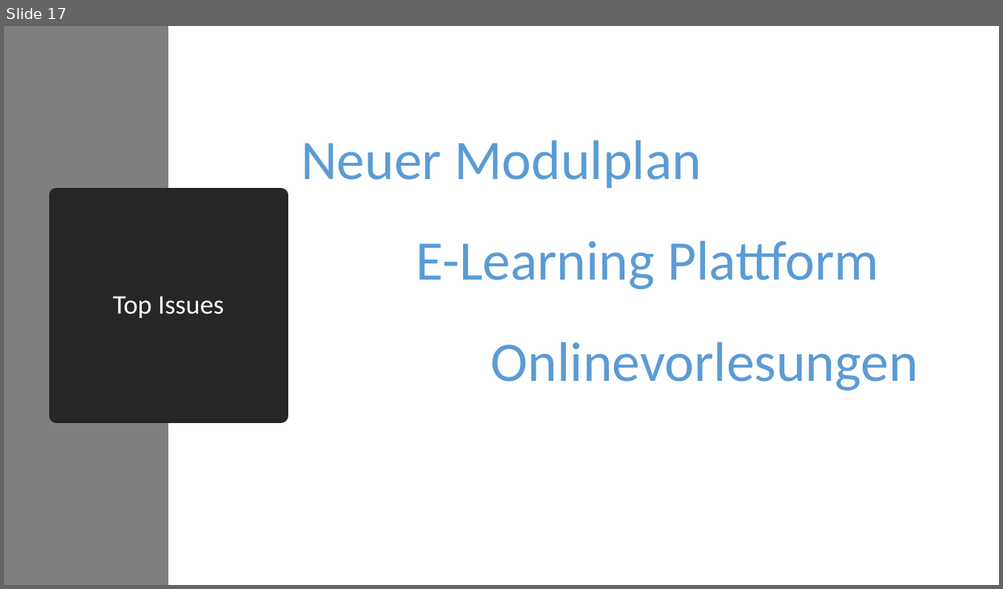
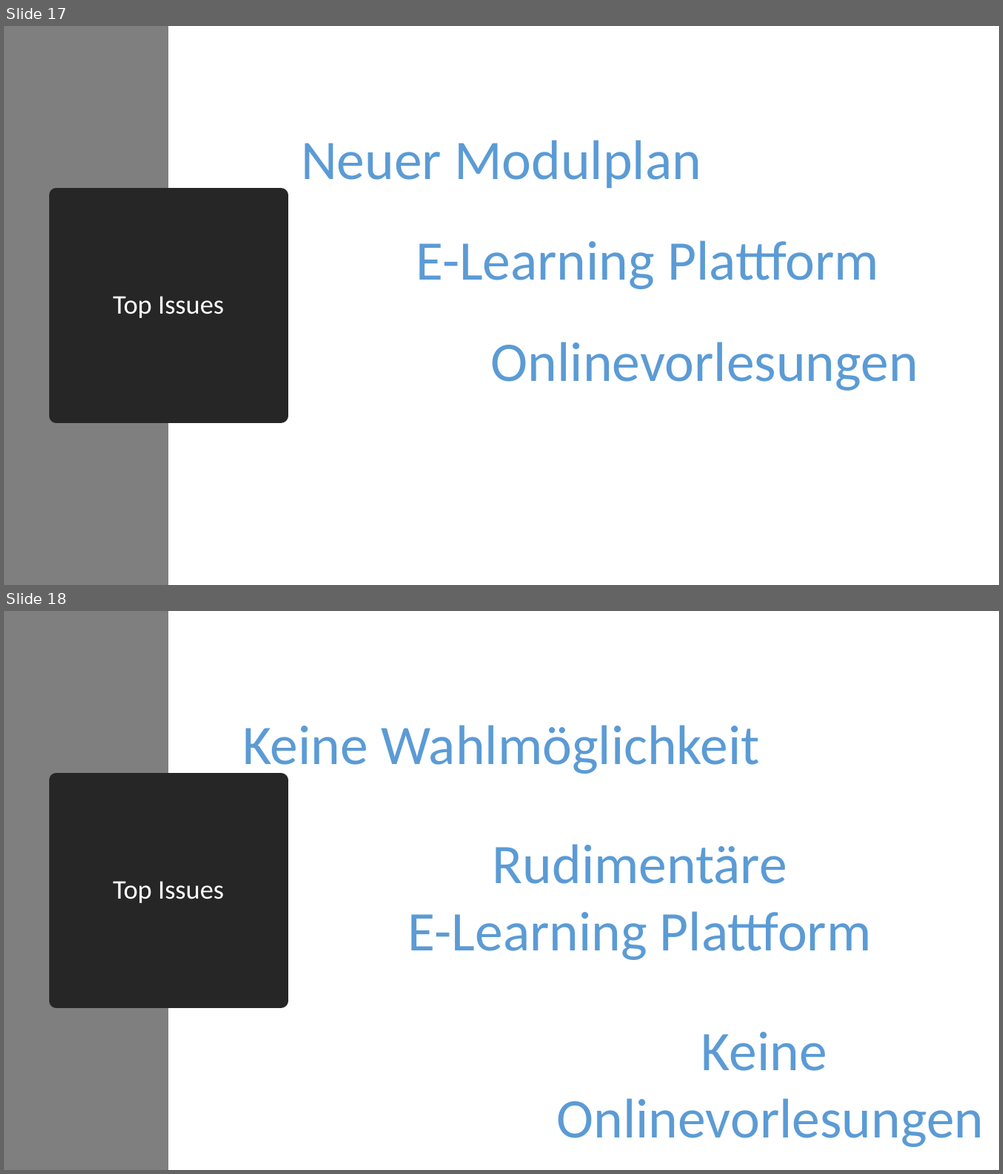
Before and after one commit to KanBen86/personalisierte-Studiengangsgestaltung, a slide deck: Präsentationen/Präsentation 1.pptx. Shown one above the other, each under a label of ours: slide 17 before the commit, slides 17 and 18 after it. The pictures are 1003x589 and 1003x1174 pixels, drawn with LibreOffice and Linux fonts; fonts in the diff are those of the drawing. Boxes give left, top, right and bottom in pixels: in the first picture for what was removed or moved away, otherwise in the second. Text is boxed around its words. In the diff, an @@ line names an element or a change of style, - is before the commit and + after.

```diff
--- a/Präsentationen/Präsentation 1.pptx
+++ b/Präsentationen/Präsentation 1.pptx
@@ slide 18 added at box(4, 611, 999, 1170), background #FFFFFF @@
@@ rectangle added at box(4, 611, 168, 1170), fill #7F7F7F @@
@@ text added at box(242, 725, 760, 777), 54 pt, text gradient #1F4E79 to #5B9BD5 to #9DC3E6 @@
+Keine Wahlmöglichkeit
@@ title added at box(57, 780, 281, 1001), fill #262626, outline #262626 13.75 pt, 26 pt, text #FFFFFF @@
+Top Issues
@@ text added at box(408, 844, 871, 960), 54 pt, text gradient #1F4E79 to #5B9BD5 to #9DC3E6 @@
+Rudimentäre
+E-Learning Plattform
@@ text added at box(557, 1032, 984, 1147), 54 pt, text gradient #1F4E79 to #5B9BD5 to #9DC3E6 @@
+Keine
+Onlinevorlesungen
```
Also in this commit, not shown: 2 slides changed.
